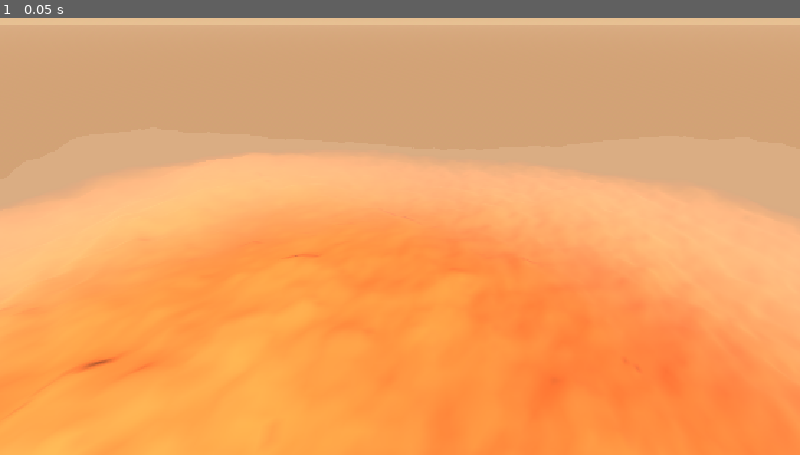
Above: before the commit, frame 1.
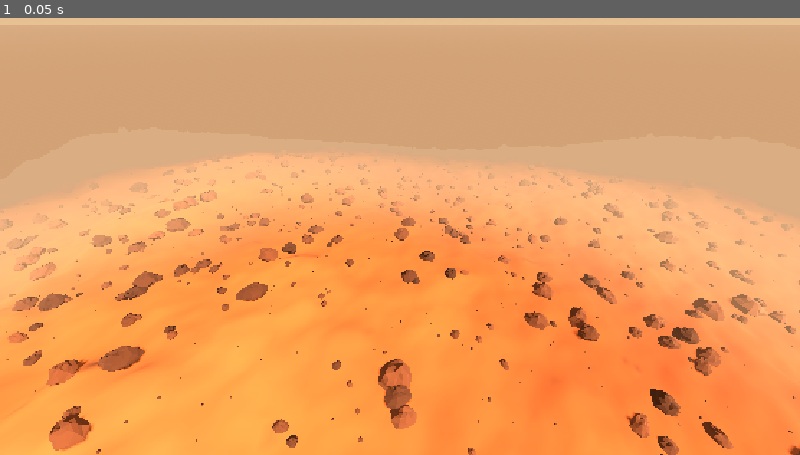
Above: after the commit, the same moment.

Repository: KocerPL/space-yard
Game: Godot game, scene res://scenes/terrain_sandbox.tscn
The game is run twice, just before and just after one commit, with the same random seed, the same clock (stepped at 60 frames per second) and the same inputs. This scene is started directly instead of the project's main scene.
Inputs:
- Up to frame 1 (0.05 s): no input

The runs differ from the first frame. In frame 1, 6.1% of the frame differs, in the area x 0-100%, y 31-100%.

Commit message:
terrain generation update

Diff:
--- a/scripts/terrain_generator.gd
+++ b/scripts/terrain_generator.gd
@@ -52,6 +52,18 @@
 @export var detail_amplitude := 0.35
 @export var detail_size := 4.0
 
+@export_group("Rocks")
+## Rocks scattered per chunk, deterministic per seed. Most are pebbles; few are boulders.
+@export var rocks_per_chunk := 30
+## Smallest and largest rock size (m).
+@export var rock_size := Vector2(0.08, 1.8)
+## Higher = more small rocks, fewer boulders (size = lerp(min, max, rand^bias)).
+@export var rock_size_bias := 4.0
+## Rocks at least this big (m) get a collider; smaller ones are visual only.
+@export var rock_collision_size := 0.5
+## Defaults to a matte basalt material tinted per rock.
+@export var rock_material: Material
+
 @export_group("Colors")
 ## Color by height, sampled at 0..1 across color_height_range: dark basaltic sand in the lows,
 ## rust plains, pale dust on the highs. Blends smoothly between stops.
@@ -69,6 +81,8 @@
 var _noise := FastNoiseLite.new()
 var _color_noise := FastNoiseLite.new()
 var _detail_noise := FastNoiseLite.new()
+var _rock_mesh: ArrayMesh
+var _rock_points: PackedVector3Array # rock mesh vertices, for convex colliders
 var _active_seed := 0
 var _update_timer := 0.0
 
@@ -96,6 +110,14 @@
 		m.vertex_color_is_srgb = true # colors below are picked in sRGB
 		m.roughness = 1.0
 		terrain_material = m
+	if rock_material == null:
+		var rm := StandardMaterial3D.new()
+		rm.albedo_color = Color(0.36, 0.22, 0.15)
+		rm.vertex_color_use_as_albedo = true # per-instance tint
+		rm.vertex_color_is_srgb = true
+		rm.roughness = 1.0
+		rock_material = rm
+	_build_rock_mesh()
 	_init_seed()
 	_refresh_chunks(true) # synchronous initial load so ground exists before anything spawns on it
 
@@ -228,9 +250,73 @@
 	var shape := CollisionShape3D.new()
 	shape.shape = mesh.create_trimesh_shape() # wheel/foot raycasts need a collider to hit
 	body.add_child(shape)
+	_scatter_rocks(body, coord)
 
 	add_child(body)
 	_chunks[coord] = body
+
+
+## One lumpy, flat-shaded rock: a low-poly sphere pushed in/out by 3D noise. Variety comes from per-instance
+## rotation, non-uniform scale and tint.
+## ponytail: one base shape for every rock; build a few variants (different noise seeds) if repetition shows.
+func _build_rock_mesh() -> void:
+	var sphere := SphereMesh.new()
+	sphere.radius = 0.5
+	sphere.height = 1.0
+	sphere.radial_segments = 9
+	sphere.rings = 6
+	var arrays := sphere.get_mesh_arrays()
+	var lumps := FastNoiseLite.new()
+	lumps.frequency = 2.0
+	_rock_points = PackedVector3Array()
+	for p: Vector3 in arrays[Mesh.ARRAY_VERTEX]:
+		_rock_points.append(p * (1.0 + lumps.get_noise_3dv(p) * 0.6)) # by position, so seam duplicates stay joined
+	var st := SurfaceTool.new()
+	st.begin(Mesh.PRIMITIVE_TRIANGLES)
+	st.set_smooth_group(-1) # flat faces read as chipped rock
+	for i: int in arrays[Mesh.ARRAY_INDEX]:
+		st.add_vertex(_rock_points[i])
+	st.generate_normals()
+	_rock_mesh = st.commit()
+
+
+func _scatter_rocks(body: StaticBody3D, coord: Vector2i) -> void:
+	if rocks_per_chunk <= 0:
+		return
+	var mm := MultiMesh.new()
+	mm.transform_format = MultiMesh.TRANSFORM_3D
+	mm.use_colors = true
+	mm.mesh = _rock_mesh
+	mm.instance_count = rocks_per_chunk
+	for i in rocks_per_chunk:
+		var lx := _rock_rand(coord, i, 0) * chunk_size
+		var lz := _rock_rand(coord, i, 1) * chunk_size
+		var size := lerpf(rock_size.x, rock_size.y, pow(_rock_rand(coord, i, 2), rock_size_bias))
+		var scl := size * Vector3(lerpf(0.7, 1.3, _rock_rand(coord, i, 3)), lerpf(0.45, 0.9, _rock_rand(coord, i, 4)),
+			lerpf(0.7, 1.3, _rock_rand(coord, i, 5)))
+		var rot := Basis.from_euler(Vector3(lerpf(-0.3, 0.3, _rock_rand(coord, i, 6)), _rock_rand(coord, i, 7) * TAU, 0.0))
+		var basis := rot * Basis.from_scale(scl)
+		var ground := sample_height(coord.x * chunk_size + lx, coord.y * chunk_size + lz)
+		var origin := Vector3(lx, ground + scl.y * 0.2, lz) # ~30% buried, so they sit in the dust
+		mm.set_instance_transform(i, Transform3D(basis, origin))
+		var tint := lerpf(0.7, 1.15, _rock_rand(coord, i, 8))
+		mm.set_instance_color(i, Color(tint, tint, tint))
+		if size >= rock_collision_size:
+			var convex := ConvexPolygonShape3D.new()
+			convex.points = Transform3D(basis, Vector3.ZERO) * _rock_points # baked: colliders can't take non-uniform scale
+			var cs := CollisionShape3D.new()
+			cs.shape = convex
+			cs.position = origin
+			body.add_child(cs)
+	var mmi := MultiMeshInstance3D.new()
+	mmi.name = "Rocks"
+	mmi.multimesh = mm
+	mmi.material_override = rock_material
+	body.add_child(mmi)
+
+
+func _rock_rand(coord: Vector2i, i: int, k: int) -> float:
+	return _hash01(coord.x, coord.y, 100 + i * 10 + k)
 
 
 ## Smooth-shaded grid mesh with per-vertex colors (shared vertices, so colors and normals blend across quads).
